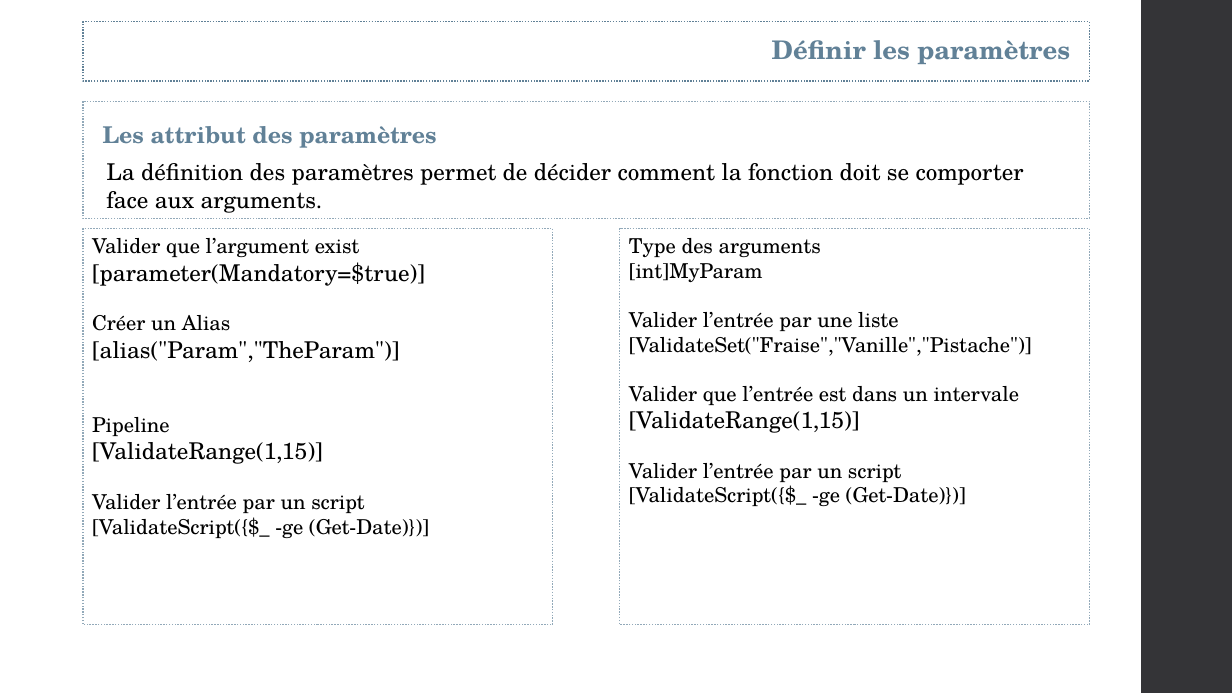
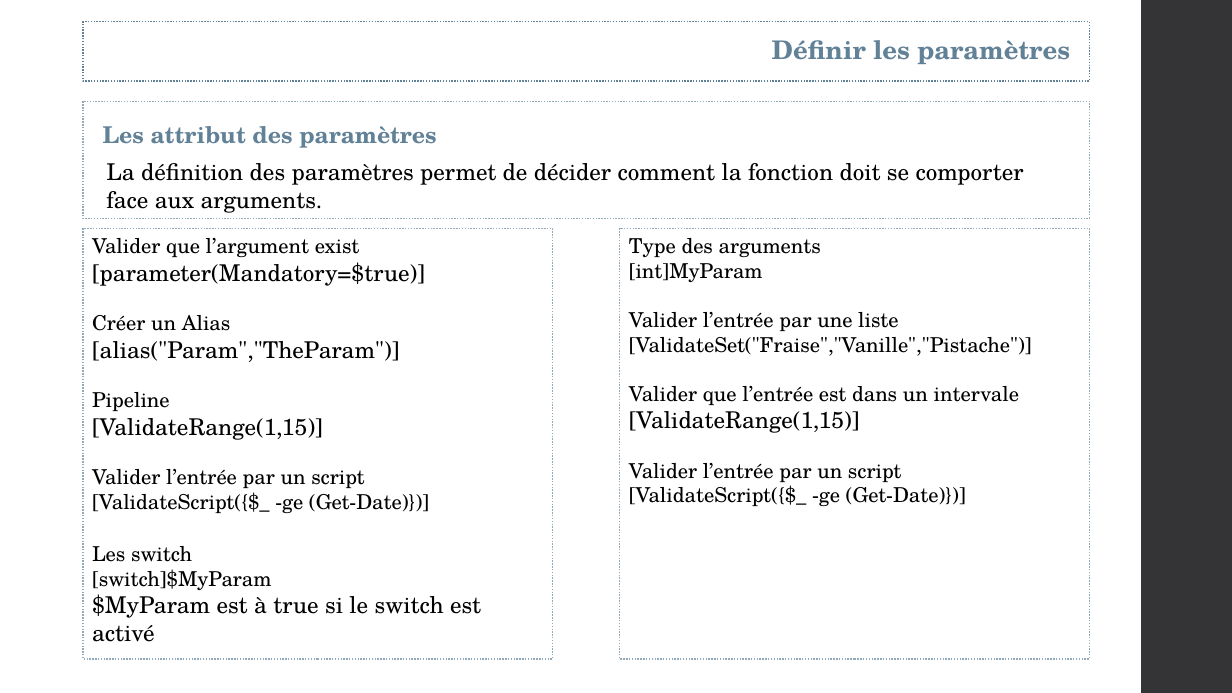
Before and after one commit to omiossec/meetup-20181122-ParamBinding, a slide deck: slide 10 of FRPSUG-2018-Olivier-Miossec [Enregistrement automatique].pptx. Drawn at 1232x693 pixels with LibreOffice and Linux fonts; fonts in the diff are those of the drawing. Boxes give left, top, right and bottom in pixels: in the first picture for what was removed or moved away, otherwise in the second. Text is boxed around its words. In the diff, an @@ line names an element or a change of style, - is before the commit and + after.

```diff
--- a/FRPSUG-2018-Olivier-Miossec [Enregistrement automatique].pptx
+++ b/FRPSUG-2018-Olivier-Miossec [Enregistrement automatique].pptx
@@ rectangle resized from (x1=83, y1=228, x2=553, y2=625) to (x1=83, y1=228, x2=553, y2=659) @@
@@ rectangle resized from (x1=620, y1=228, x2=1090, y2=625) to (x1=620, y1=228, x2=1090, y2=659) @@
@@ text at (x1=92, y1=546, x2=481, y2=642): paragraphs added @@
+Les switch
+[switch]$MyParam
+$MyParam est à true si le switch est activé
```
Also in this commit, not shown: 4 slides added, 3 slides removed, 1 other file.
